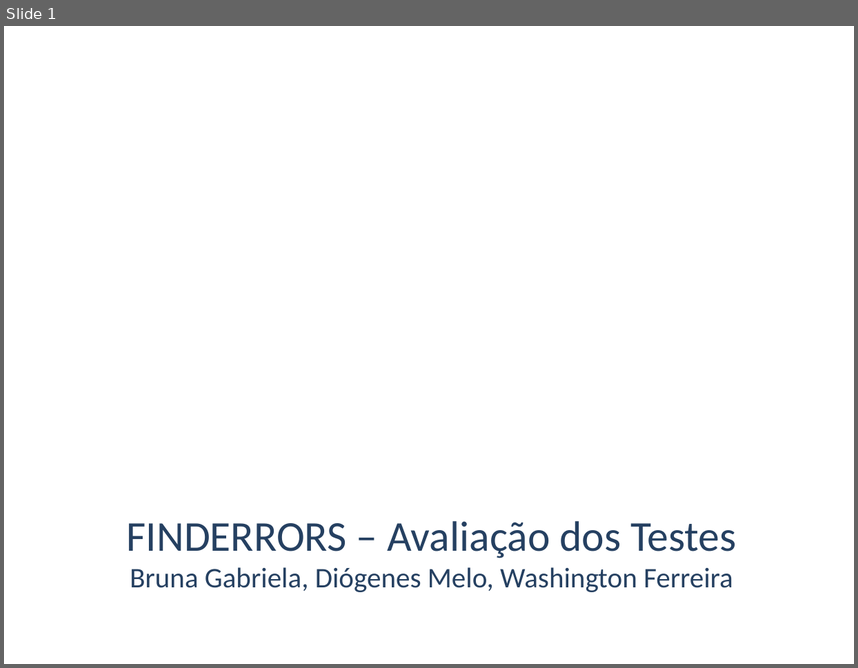
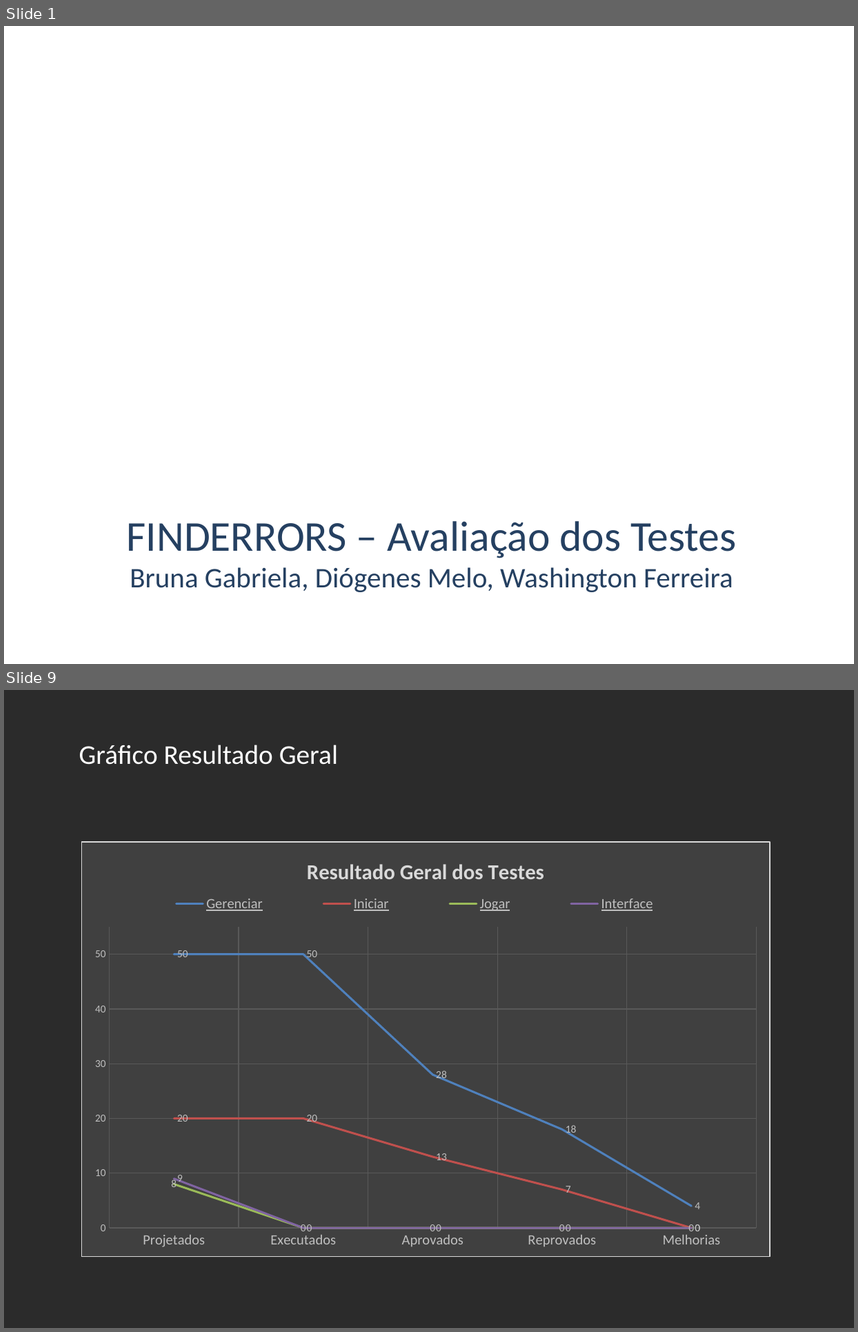
Before and after one commit to washingtonferreira/finderrors, a slide deck: FINDERRORS_-_Avaliação_dos_Testes.pptx. Shown one above the other, each under a label of ours: slide 1 before the commit, slides 1 and 9 after it; the slides between them are not shown. The pictures are 858x668 and 858x1332 pixels, drawn with LibreOffice and Linux fonts; fonts in the diff are those of the drawing; background and template pictures are left out; a plain dark background stands for a picture behind light text. Boxes give left, top, right and bottom in pixels: in the first picture for what was removed or moved away, otherwise in the second. Text is boxed around its words. In the diff, an @@ line names an element or a change of style, - is before the commit and + after.

Commit message:
Alteração na Avaliação de Testes
Inclusão do Gráfico dos CTs.
Inclusão de Cobertura de Testes.

```diff
--- a/FINDERRORS_-_Avaliação_dos_Testes.pptx
+++ b/FINDERRORS_-_Avaliação_dos_Testes.pptx
@@ slide 9 added at (4, 690, 854, 1328), background picture (left out) @@
@@ title added at (79, 745, 338, 765), 23 pt, text #FFFFFF @@
+Gráfico Resultado Geral
@@ line chart added at (81, 841, 771, 1256) @@
+title "Resultado Geral dos Testes "
+categories: Projetados, Executados, Aprovados, Reprovados, Melhorias
+Gerenciar: 50, 50, 28, 18, 4
+Iniciar: 20, 20, 13, 7, 0
+Jogar: 8, 0, 0, 0, 0
+Interface: 9, 0, 0, 0, 0
```
Also in this commit, not shown: 8 slides changed, 1 other slide added, 1 other file.
